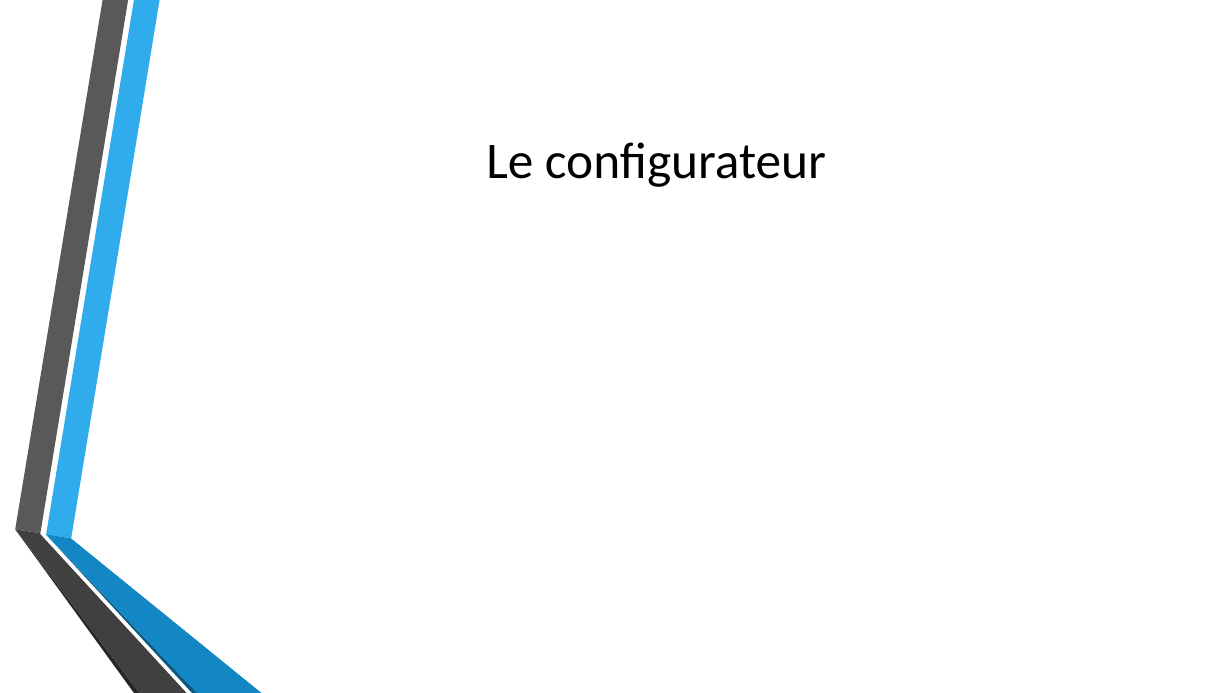
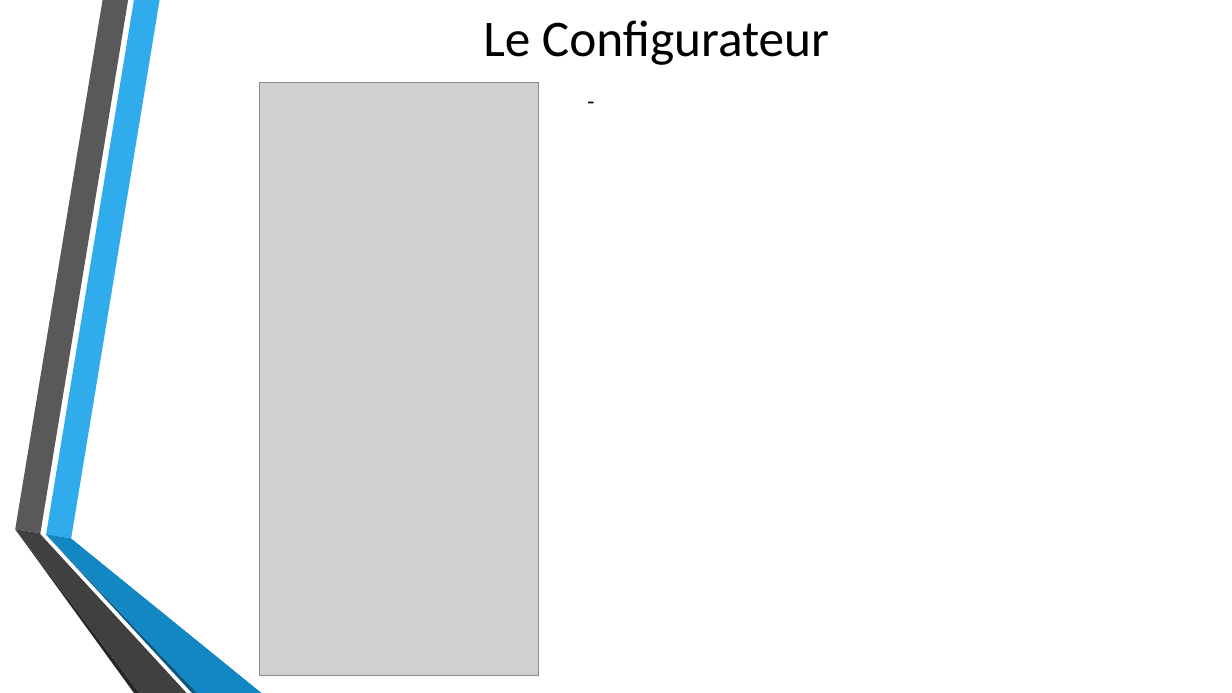
Before and after one commit to Miirraa/Watchistic, a slide deck: slide 2 of Documents/Presentation Watchistik.pptx. Drawn at 1232x693 pixels with LibreOffice and Linux fonts; fonts in the diff are those of the drawing; grey boxes stand for pictures; background and template pictures are left out. Boxes give left, top, right and bottom in pixels: in the first picture for what was removed or moved away, otherwise in the second. Text is boxed around its words. In the diff, an @@ line names an element or a change of style, - is before the commit and + after.

Commit message:
presentation en cours

```diff
--- a/Documents/Presentation Watchistik.pptx
+++ b/Documents/Presentation Watchistik.pptx
@@ title at box(483, 20, 829, 65): text changed @@
-Le configurateur
+Le Configurateur
@@ picture added at box(260, 82, 539, 676) @@
@@ text added at box(579, 82, 1198, 119), 18 pt, text #000000 @@
+-
```
Also in this commit, not shown: 2 other files.
